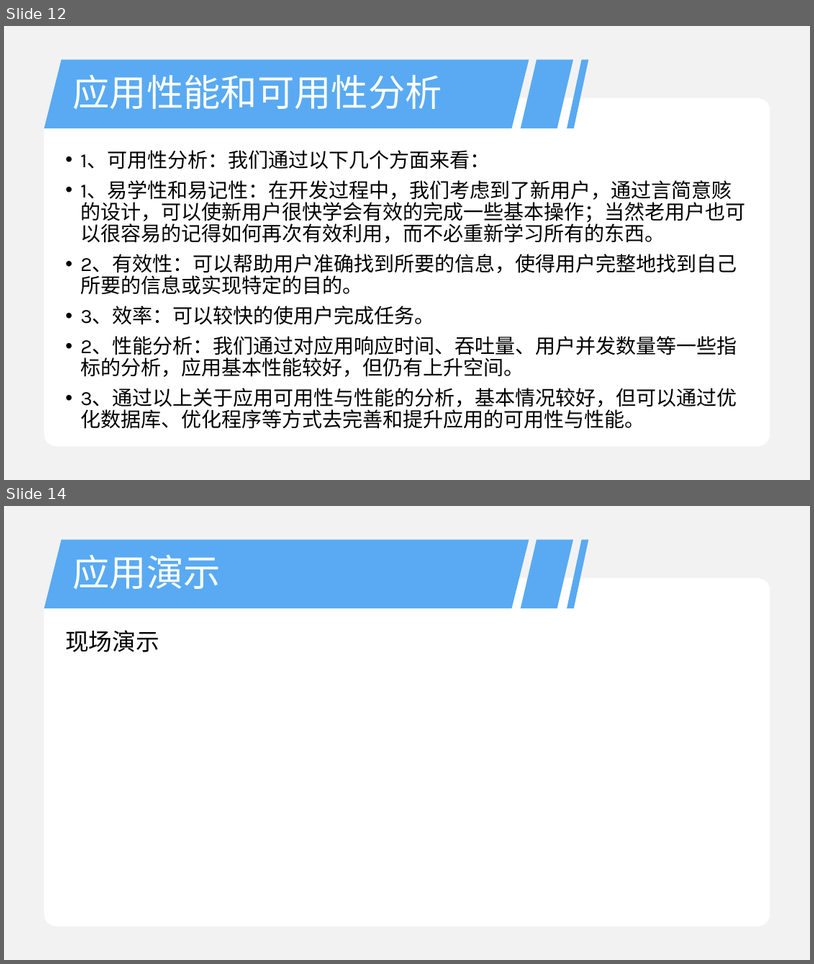
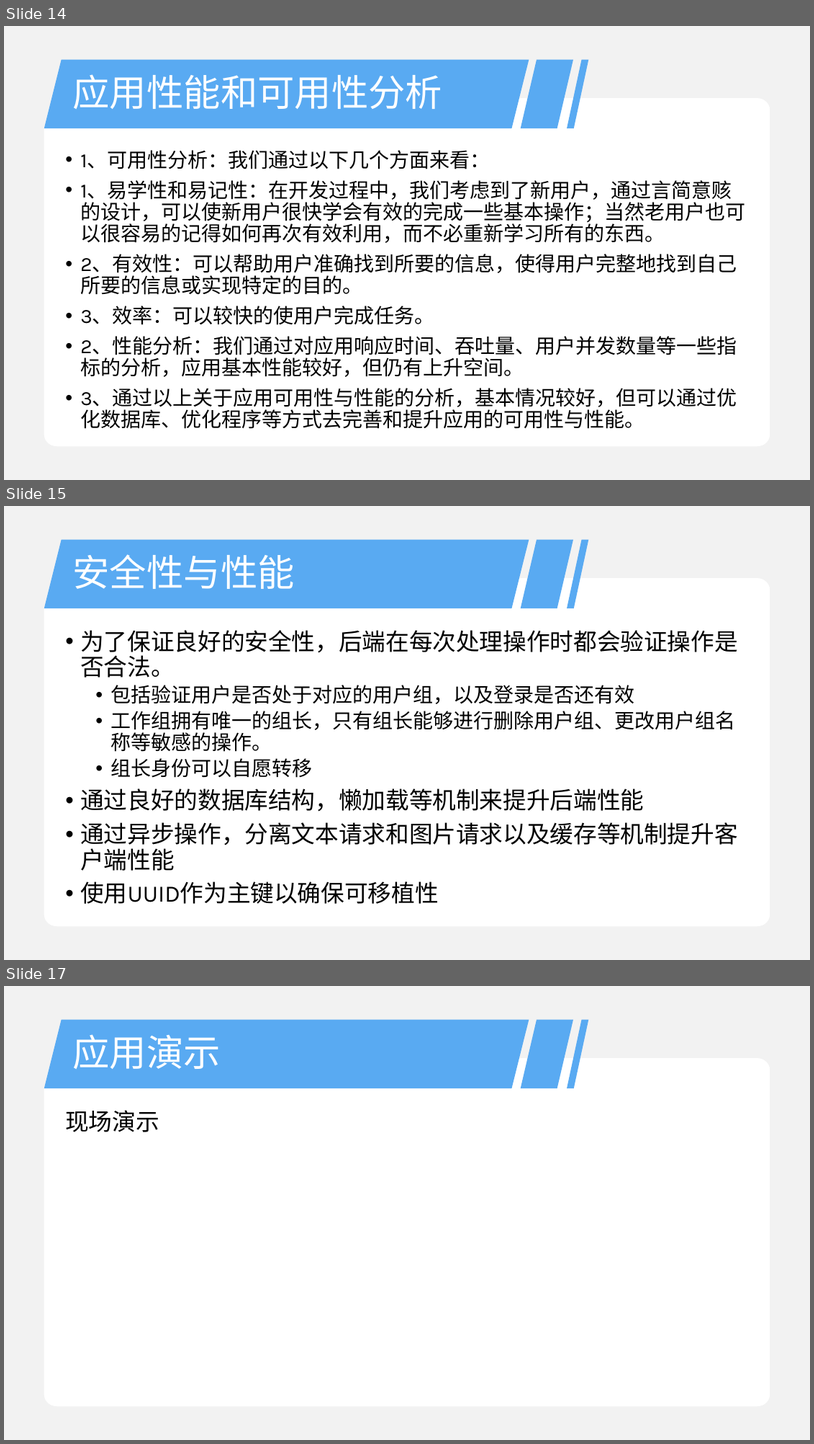
Before and after one commit to TCreopargh/A-Million-Things-To-Do, a slide deck: ProjectTasks/web验收.pptx. Shown one above the other, each under a label of ours: slides 12 and 14 before the commit, slides 14, 15 and 17 after it; the slides between them are not shown. The pictures are 814x964 and 814x1444 pixels, drawn with LibreOffice and Linux fonts; fonts in the diff are those of the drawing. Boxes give left, top, right and bottom in pixels: in the first picture for what was removed or moved away, otherwise in the second. Text is boxed around its words. In the diff, an @@ line names an element or a change of style, - is before the commit and + after.

```diff
--- a/ProjectTasks/web验收.pptx
+++ b/ProjectTasks/web验收.pptx
@@ slide 15 added at (4, 506, 810, 960), background #FFFFFF; not listed: 5 template elements that a slide beside it also shows @@
@@ title added at (73, 554, 295, 589), 44 pt, text #FFFFFF @@
+安全性与性能
@@ text added at (80, 630, 738, 903), 28 pt, text #000000 @@
+• 为了保证良好的安全性，后端在每次处理操作时都会验证操作是否合法。
+  • 包括验证用户是否处于对应的用户组，以及登录是否还有效
+  • 工作组拥有唯一的组长，只有组长能够进行删除用户组、更改用户组名称等敏感的操作。
+  • 组长身份可以自愿转移
+• 通过良好的数据库结构，懒加载等机制来提升后端性能
+• 通过异步操作，分离文本请求和图片请求以及缓存等机制提升客户端性能
+• 使用UUID作为主键以确保可移植性
@@ what was slide 12 is now slide 14 @@
@@ what was slide 14 is now slide 17 @@
```
Also in this commit, not shown: 5 slides changed, 2 other slides added, 1 other file.
